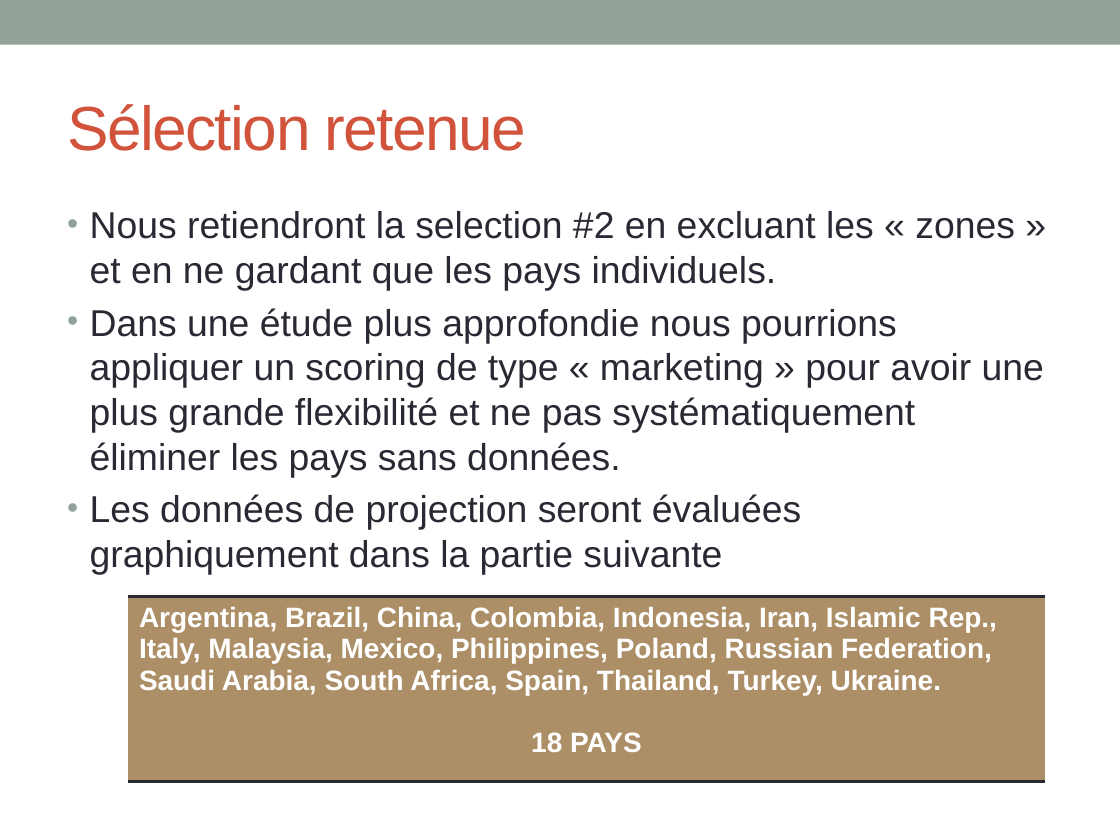
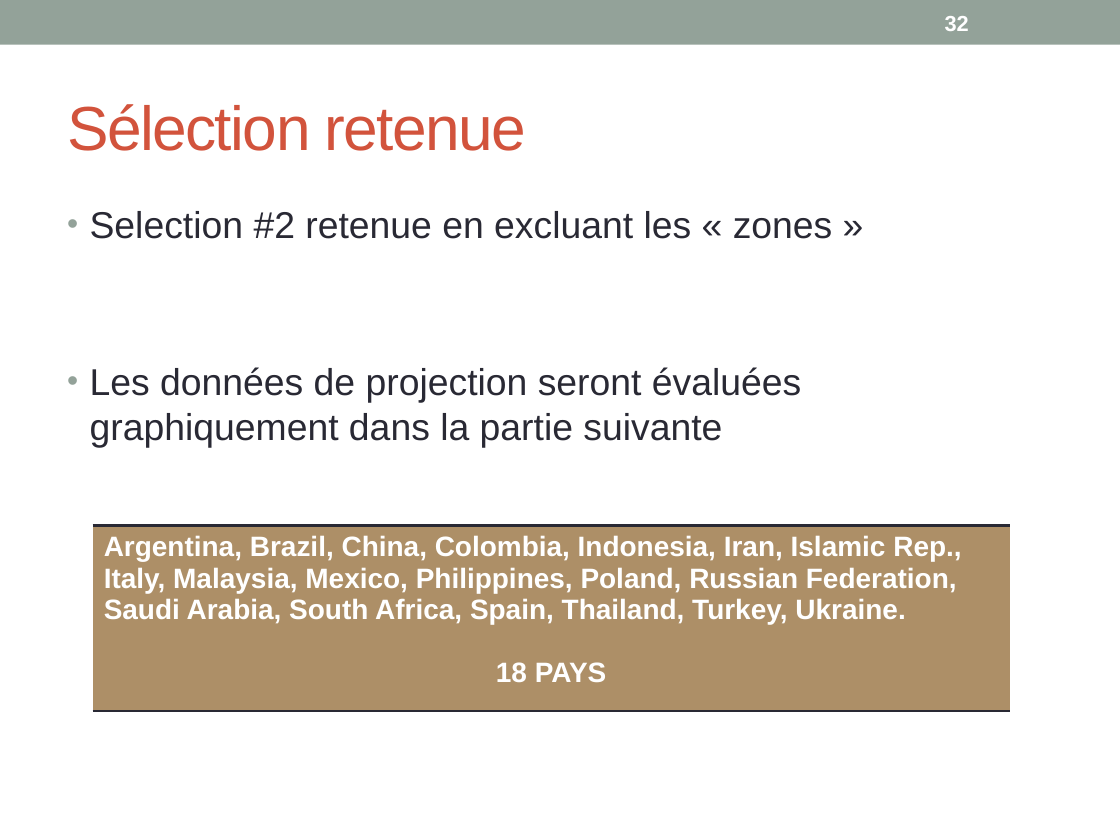
Before and after one commit to khub41/OC_P02, a slide deck: slide 32 of Presentation_P02.pptx (slide 31 before the commit). Drawn at 1120x840 pixels with LibreOffice and Linux fonts; fonts in the diff are those of the drawing. Boxes give left, top, right and bottom in pixels: in the first picture for what was removed or moved away, otherwise in the second. Text is boxed around its words. In the diff, an @@ line names an element or a change of style, - is before the commit and + after.

```diff
--- a/Presentation_P02.pptx
+++ b/Presentation_P02.pptx
@@ page number added at [945,16,969,31], 14 pt, text #FFFFFF, bold @@
+32
@@ text at [90,211,833,239]: text changed @@
-• Nous retiendront la selection #2 en excluant les « zones » et en ne gardant que les pays individuels.
-• Dans une étude plus approfondie nous pourrions appliquer un scoring de type « marketing » pour avoir une plus grande flexibilité et ne pas systématiquement éliminer les pays sans données.
+• Selection #2 retenue en excluant les « zones »
@@ table: place and size @@
-table at [128,596,1045,781]
+table at [93,525,1010,710]
```
Also in this commit, not shown: 38 other slides changed, 2 slides added, 1 other file.
